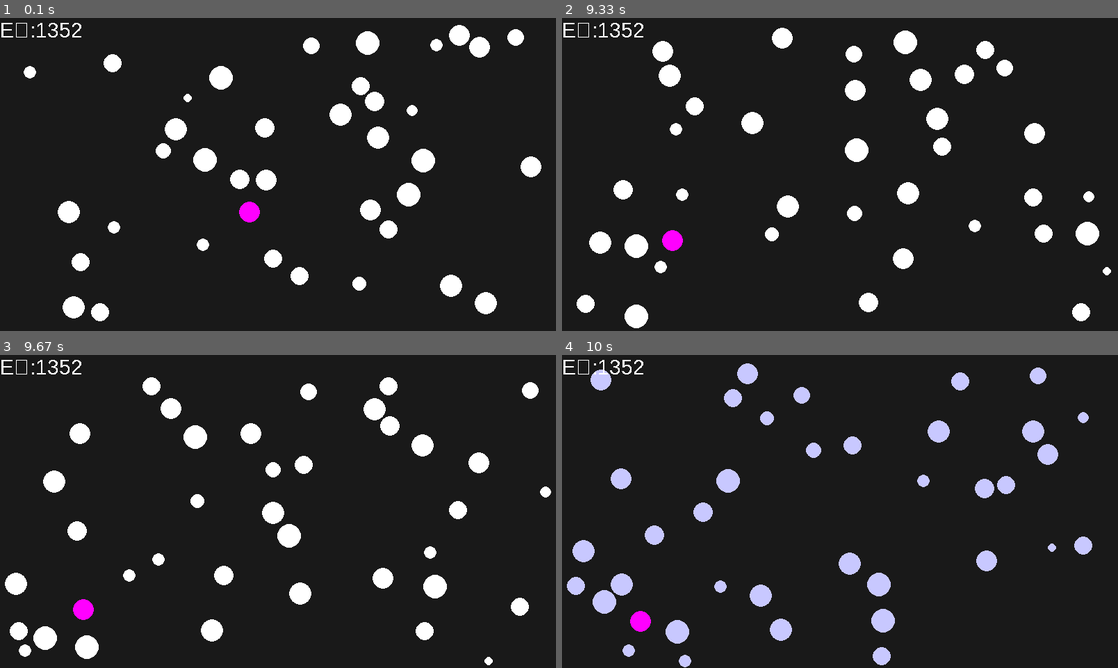
Above: before the commit, frames 1-4 (two rows, left to right).
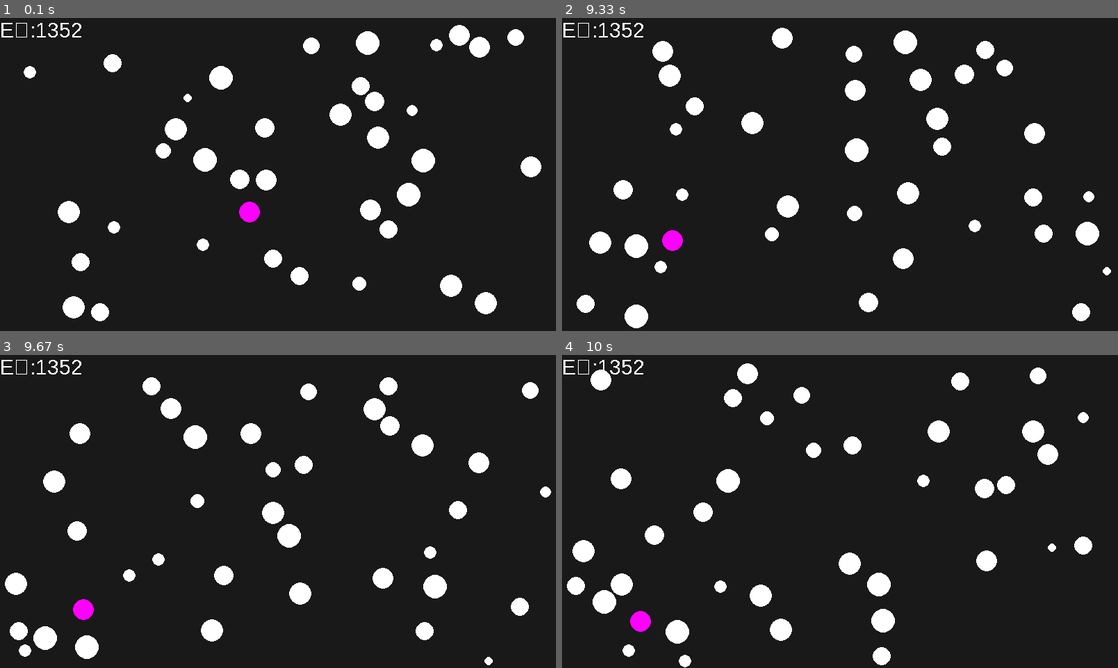
Above: after the commit, the same moments.

Repository: aaron24953/chaos
Game: pygame game, started from particle sim.py
Two runs of this game, one before a commit and one after it. Both use one fixed random seed, a clock stepped at 60 frames per second and the inputs below.
Inputs:
- Up to frame 1 (0.1 s): no input
- Up to frame 2 (9.33 s): no input
- Up to frame 3 (9.67 s): no input
- Up to frame 4 (10 s): no input

Frames 1-3 are identical in both runs. In frame 4, 6.0% of the frame differs, in the area x 0-96%, y 2-100%.

Commit message:
doubled time betweemn

Diff:
--- a/particle sim.py
+++ b/particle sim.py
@@ -179,7 +179,7 @@
               if dist<a.size+b.size:
                 collide(a,b,uNum)
         a.update(w,h,UPS)
-    if uNum%(10*UPS)==0:
+    if uNum%(20*UPS)==0:
       for part in particles:
         part.state=(part.state+1)%2
         if part.state:
